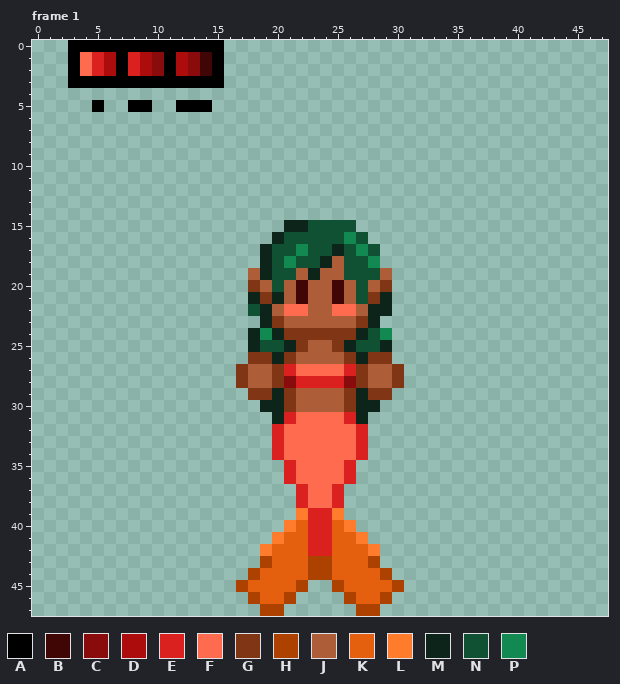
Two states of a pixel-art file, assets/RedMermaid.aseprite. This is how it looked before the edit.
48x48 pixels, 14 frames. Shown: frame 1. The commit also changed other frames, which this record leaves out.
Palette (. is transparent): A #000000  B #400505  C #890b0b  D #ad0c0c  E #db2020  F #ff6b4e  G #803614  H #ad4200  J #ad5d37  K #e4600f  L #fe7c2c  M #0c2419  N #0f5132  P #128950
Pixels before, frame 1, first column x 3:
 0 AAAAAAAAAAAAA...............
 1 AFEDAEDCADCBA...............
 2 AFEDAEDCADCBA...............
 3 AAAAAAAAAAAAA...............
 4 ............................
 5 ..A..AA..AAA................
 6 ............................
 7 ............................
 8 ............................
 9 ............................
10 ............................
11 ............................
12 ............................
13 ............................
14 ............................
15 ..................MMNNNN....
16 .................MNNNNNPN...
17 ................MNNPNNMNPN..
18 ................MNPNNMJNNP..
19 ...............JMNNJMJJNNNJ.
20 ...............GJNJBJJBJNJG.
21 ...............MGMJBJJBJNGM.
22 ...............NMJFFJJFFJMM.
23 ................MGJJJJJJGM..
24 ...............MPMGGGGGGMNP.
25 ...............MNNMGJJGMNNM.
26 ...............GGMGJJJJGMGG.
27 ..............GJJGEFFFFEGJJG
28 ..............GJJGCEEEECGJJG
29 ...............GGMGJJJJGMGG.
30 ................MMGJJJJGMM..
31 .................MEFFFFEM...
32 .................EFFFFFFE...
33 .................EFFFFFFE...
34 .................EFFFFFFE...
35 ..................EFFFFE....
36 ..................EFFFFE....
37 ...................EFFE.....
38 ...................EFFE.....
39 ...................LEEL.....
40 ..................LKEEKL....
41 .................LKKEEKKL...
42 ................LKKKEEKKKL..
43 ................HKKKHHKKKH..
44 ...............HKKKKHHKKKKH.
45 ..............HKKKKH..HKKKKH
46 ...............HKKH....HKKH.
47 ................HH......HH..
New version:
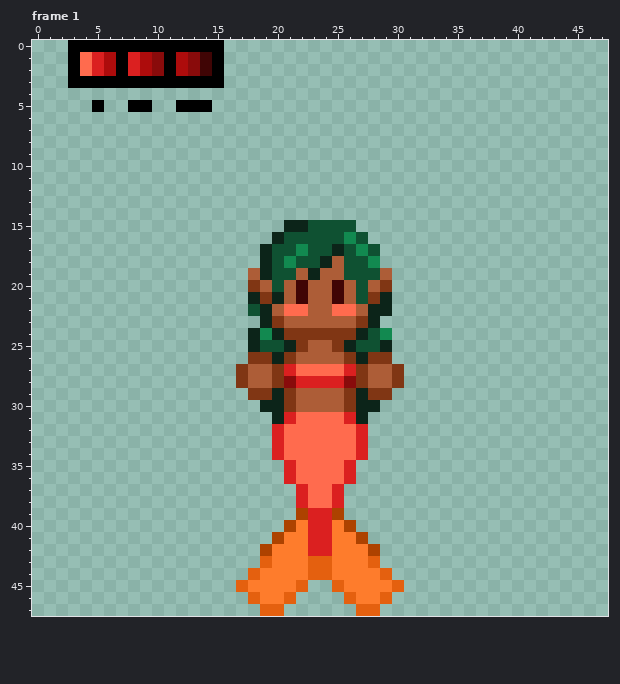
From old to new:
Changed rows in their new state; - is an unchanged pixel.
Frame 1:
first column x 17:
39 -----H--H-----
40 ----HL--LH----
41 ---HLL--LLH---
42 --HLLL--LLLH--
43 --KLLLKKLLLK--
44 -KLLLLKKLLLLK-
45 KLLLLK--KLLLLK
46 -KLLK----KLLK-
47 --KK------KK--
Boxes around the changes in both pictures, in picture pixels (x1, y1, x2, y2):
changed: (236, 508, 404, 616)
